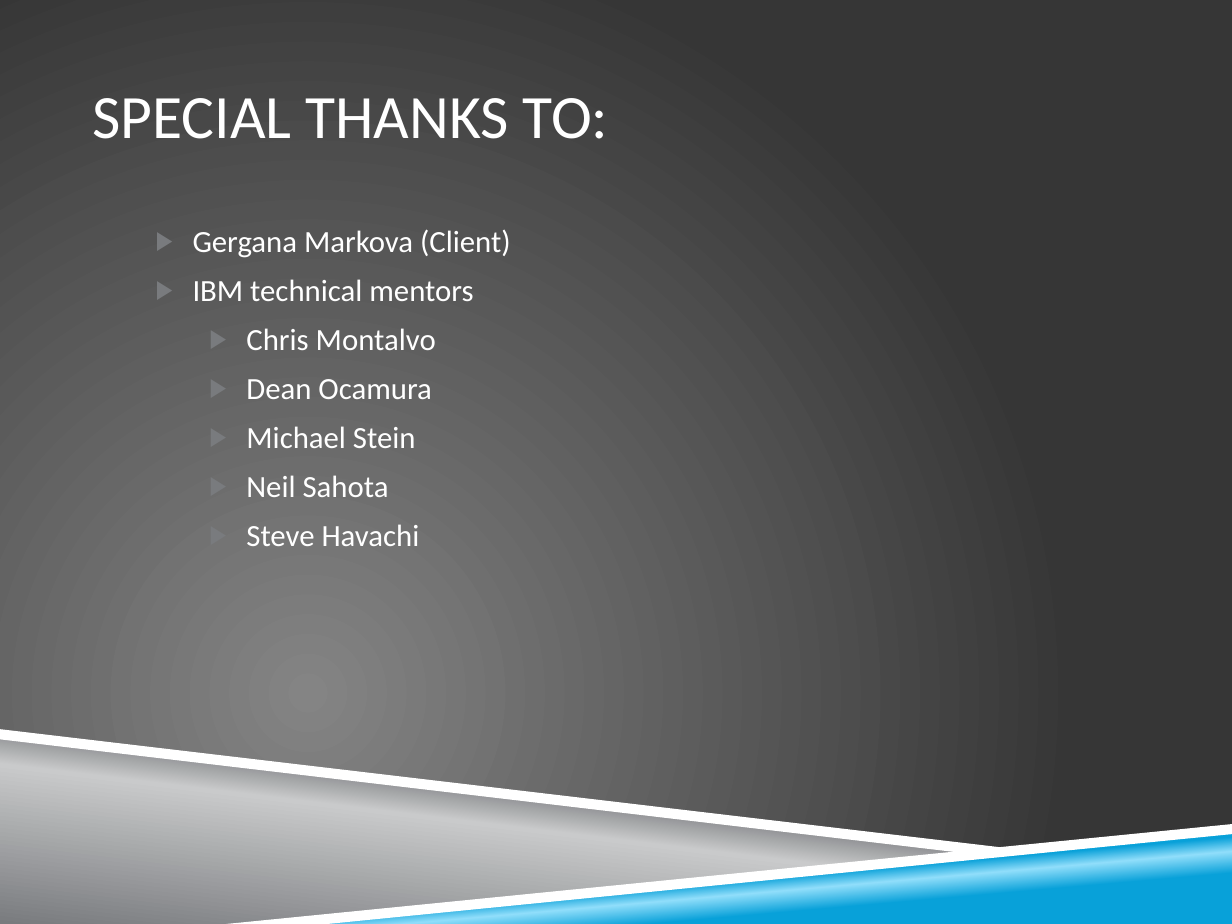
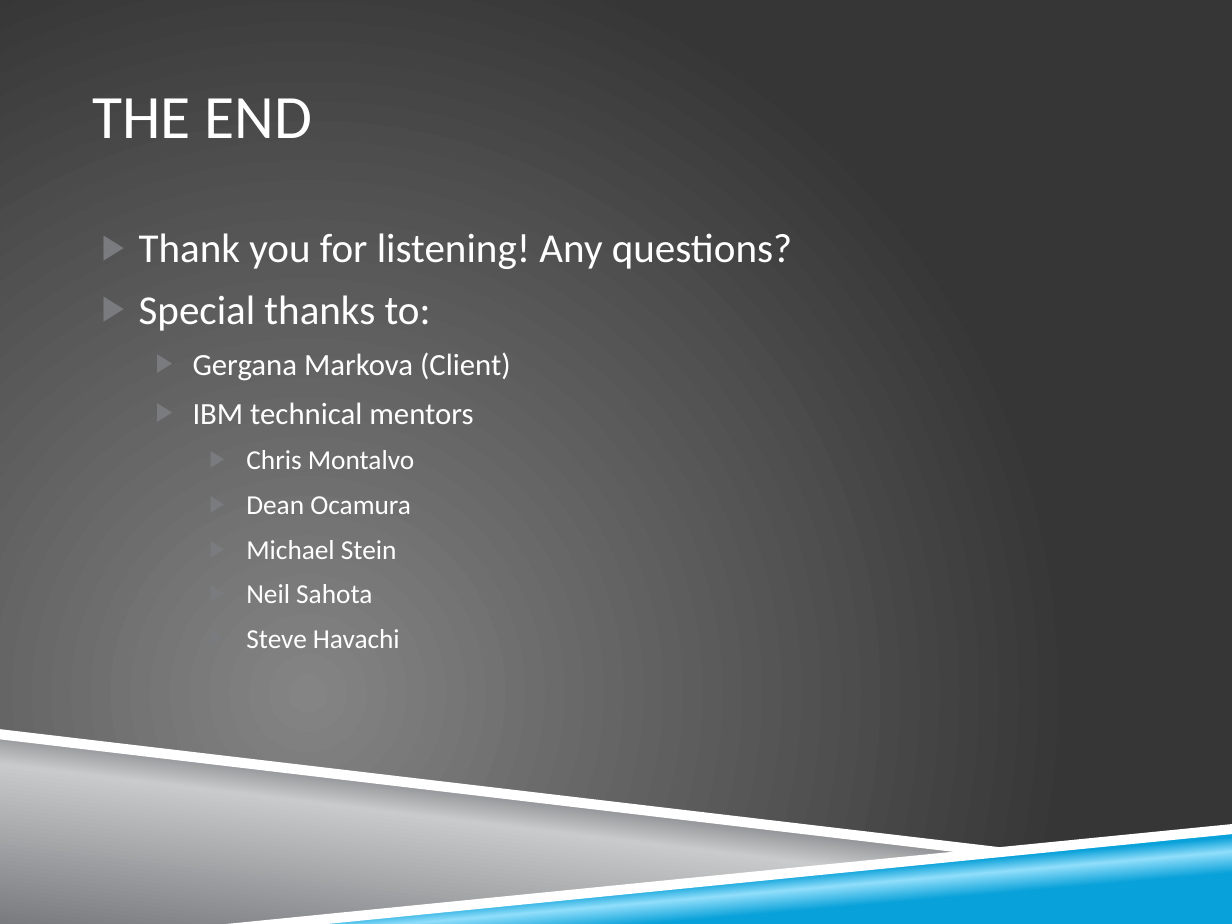
Before and after one commit to zkhalapyan/whoop-txt, a slide deck: slide 19 of doc/midterm_presentation.pptx (slide 18 before the commit). Drawn at 1232x924 pixels with LibreOffice and Linux fonts; fonts in the diff are those of the drawing; background and template pictures are left out. Boxes give left, top, right and bottom in pixels: in the first picture for what was removed or moved away, otherwise in the second. Text is boxed around its words. In the diff, an @@ line names an element or a change of style, - is before the commit and + after.

```diff
--- a/doc/midterm_presentation.pptx
+++ b/doc/midterm_presentation.pptx
@@ title at [92, 98, 313, 138]: text changed @@
-SPECIAL THANKS TO:
+THE END
@@ text at [139, 233, 792, 331]: paragraphs added @@
+▶ Thank you for listening! Any questions?
+▶ Special thanks to:
@@ text at [246, 450, 414, 648]: size 18 to 16 pt in "Chris Montalvo", "Dean Ocamura", "Michael Stein", "Neil Sahota" and 1 more places @@
```
Also in this commit, not shown: 4 other slides changed.
